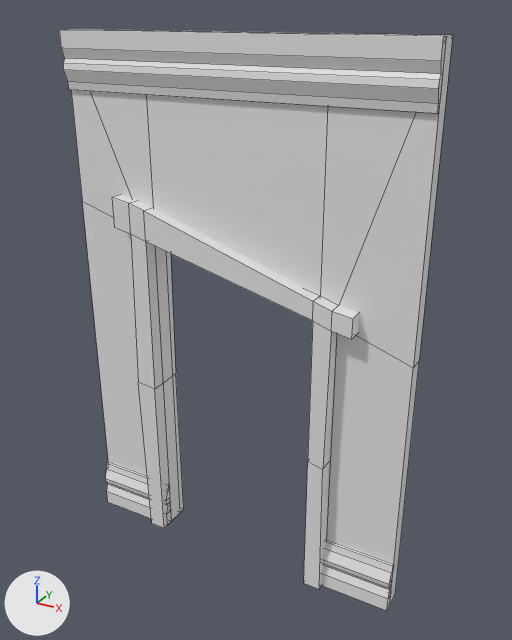
Renders of the FBX model ArtAssets/Environment/SM_DoorTile_2M.fbx from each side of a commit.
Rendered twice from a 50 mm lens placed at (1.8, -3.13, 3.1), pointed at (0.09, -0.01, 1.54). Lighting does not change. The marker at lower left points along +X, +Y and +Z. The picture after the commit comes second. Mesh edges are drawn as thin lines. Where no turn or scale is listed for an object, it has been applied to the vertices. Vertices at exactly the same position are counted once.

Script lines for the objects in view, before the commit:
```python
me_mesh = bpy.data.meshes.new('Mesh')
me_mesh.from_pydata(...)  # 158 vertices, 150 faces; spans x -1.0..1.0, y -0.18..0.04, z 0.0..3.0
me_mesh.materials.append(mat_openpbr_shader1)  # white #e7e7e7
ob_sm_doortile_2m = bpy.data.objects.new('SM_DoorTile_2M', me_mesh)
ob_sm_doortile_2m.location = (0.0, 0.0, 0.0)
```
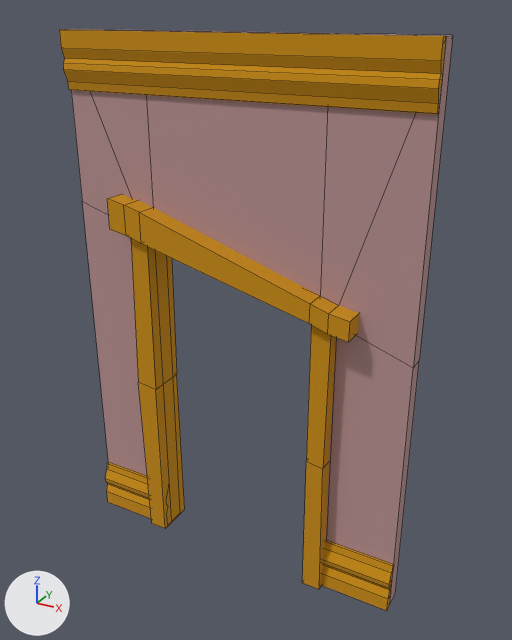
Boxes [x1, y1, x2, y2] around the edits, measured in the pictures (512 x 640 px):
part 1 of me_mesh, added (orange)
    after: [107, 194, 359, 342]
part 2 of me_mesh, built on
    before: [112, 194, 359, 589]
    after: [131, 239, 331, 589]
part 3 of me_mesh, recoloured (white to orange)
    both: [59, 30, 446, 611]
part 4 of me_mesh, recoloured (darker)
    both: [67, 29, 453, 603]

The edits, one by one:
Material 'Tilable' (mat_tilable) is new.
Its base color is (0.493, 0.293, 0.293) (pink #ba9393).
Its roughness is 1.0.
Material 'TrimSheet' (mat_trimsheet) is new.
Its base color is (0.615, 0.277, 0.0) (orange #ce9000).
Its roughness is 1.0.
me_mesh is used by ob_sm_doortile_2m; location (0.0, 0.0, 0.0).
me_mesh had 158 vertices, 150 faces and spanned x -1.0..1.0, y -0.18..0.04, z 0.0..3.0.
me_mesh now has 161 vertices, 126 faces and spans x -1.0..1.0, y -0.22..0.07, z 0.0..3.0.
me_mesh part 1: a new loose piece of 24 vertices spanning x -0.71..0.71, y -0.22..0.07, z 1.64..2.16, in mat_trimsheet (orange #ce9000).
Part 2, on me_mesh:
21 vertices are removed from x -0.71..0.71, y -0.18..0.04, z 0.09..2.16.
52 faces are deleted.
4 vertices in x -0.51..-0.5, y -0.18..0.04, z 0.0..1.03 move by (0.01, 0.0, 0.0).
4 vertices in x 0.5, y -0.18..0.04, z 0.0..0.86 move by (-0.01, 0.0, 0.0).
4 vertices move from x -0.71..0.71, y -0.18..0.04, z 1.64..1.99 to x -0.49..0.49, y -0.18..0.04, z 1.69..1.94.
6 new faces join them, mat_trimsheet (orange #ce9000).
me_mesh part 3: 64 faces spanning x -1.0..1.0, y -0.18..0.04, z 0.0..3.0 switch from mat_openpbr_shader1 (white #e7e7e7) to mat_trimsheet (orange #ce9000).
me_mesh part 4: 34 faces spanning x -1.0..1.0, y -0.1..0.0, z 0.0..3.0 switch from mat_openpbr_shader1 (white #e7e7e7) to mat_tilable (pink #ba9393).
